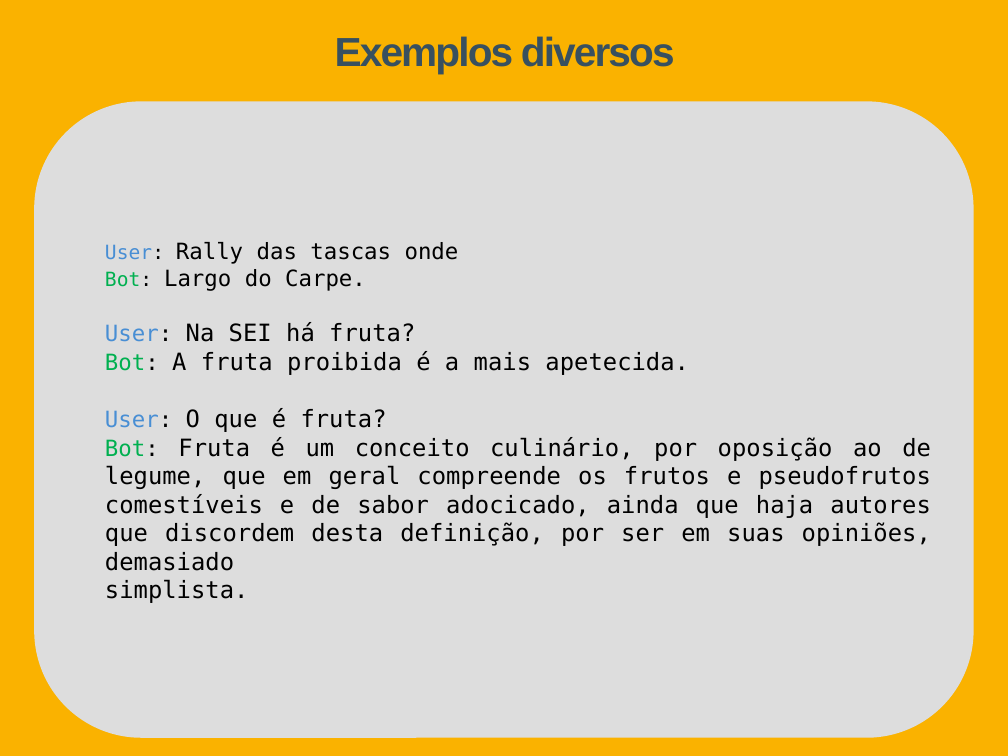
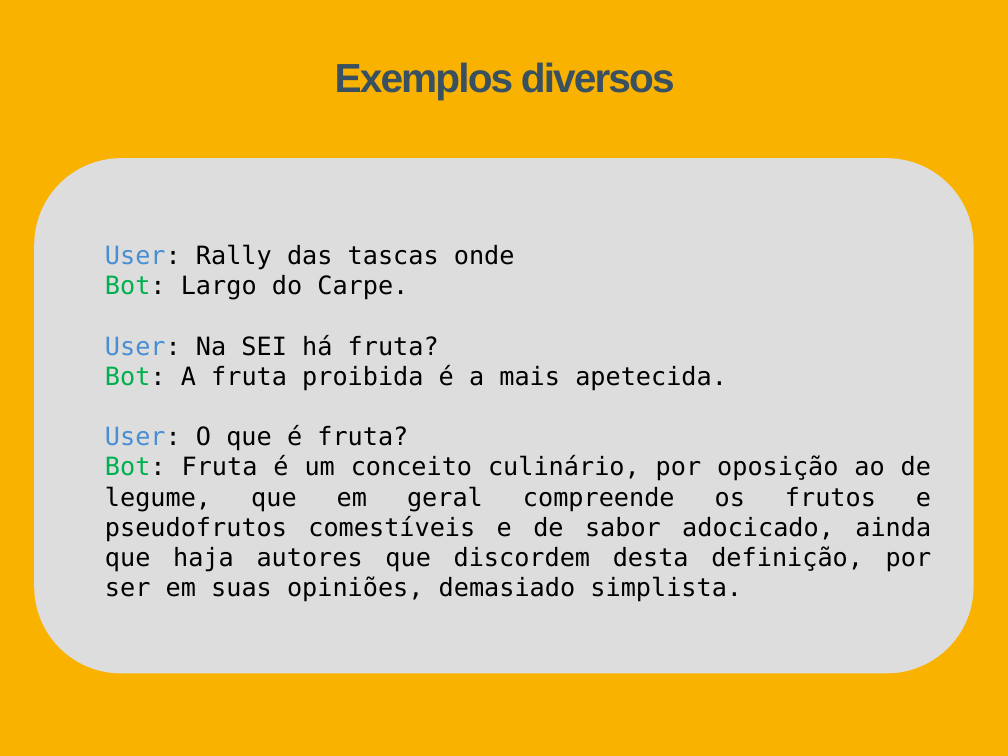
Before and after one commit to Tibblue/PLC, a slide deck: slide 17 of LEI/apresentações/checkpoint2/apresLEI_grupo47.pptx (slide 16 before the commit). Drawn at 1008x756 pixels with LibreOffice and Linux fonts; fonts in the diff are those of the drawing. Boxes give left, top, right and bottom in pixels: in the first picture for what was removed or moved away, otherwise in the second. Text is boxed around its words. In the diff, an @@ line names an element or a change of style, - is before the commit and + after.

```diff
--- a/LEI/apresentações/checkpoint2/apresLEI_grupo47.pptx
+++ b/LEI/apresentações/checkpoint2/apresLEI_grupo47.pptx
@@ title "Exemplos diversos": place and size @@
-title "Exemplos diversos" at (335,36,675,74)
+title "Exemplos diversos" at (335,62,675,100)
@@ text "User: Rally das tascas onde": place and size @@
-text "User: Rally das tascas onde" at (44,104,973,738)
+text "User: Rally das tascas onde" at (105,244,932,602)
@@ rounded rectangle: place and size @@
-rounded rectangle at (35,103,972,737)
+rounded rectangle at (35,159,972,671)
@@ text at (105,244,727,451): size 14 to 18 pt in "User:", "Bot:"; size 16 to 18 pt in "Rally das tascas onde", "Largo do Carpe.", "User:", "Bot:" and 1 more places; size 17 to 18 pt in "Na SEI há fruta?", "A fruta proibida é a mais apetecida.", "O que é fruta?" @@
@@ text at (105,455,932,602): text changed; size 17 to 18 pt @@
-Bot: Fruta é um conceito culinário, por oposição ao de legume, que em geral compreende os frutos e pseudofrutos comestíveis e de sabor adocicado, ainda que haja autores que discordem desta definição, por ser em suas opiniões, demasiado
-simplista.
+Bot: Fruta é um conceito culinário, por oposição ao de legume, que em geral compreende os frutos e pseudofrutos comestíveis e de sabor adocicado, ainda que haja autores que discordem desta definição, por ser em suas opiniões, demasiado simplista.
```
Also in this commit, not shown: 2 other slides changed, 6 slides added, 1 slide removed.
